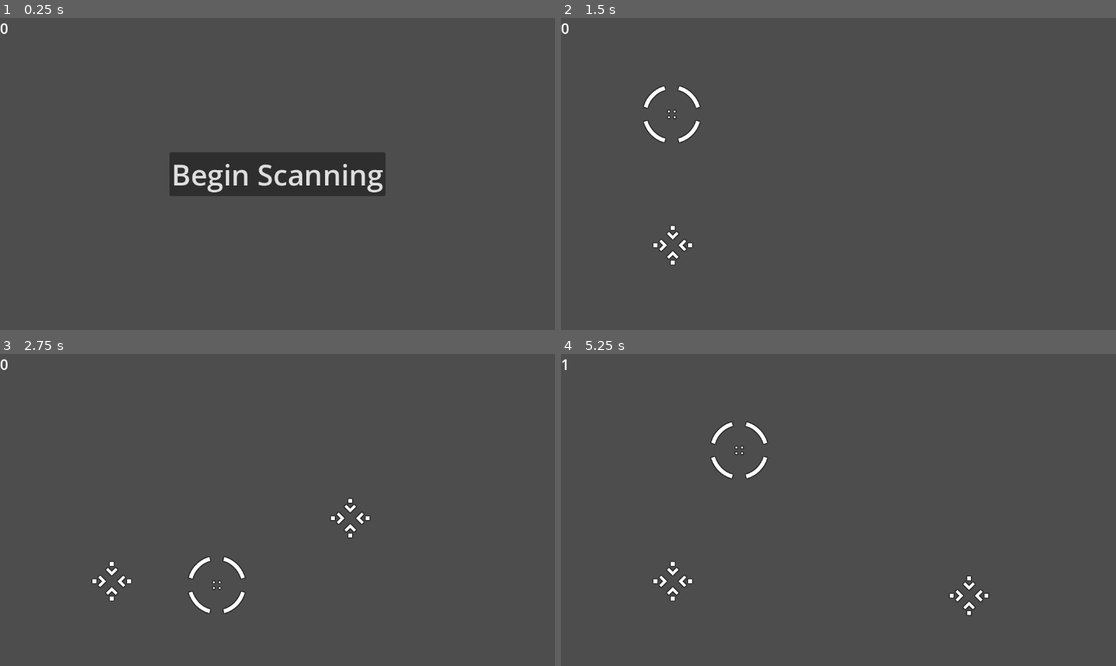
Above: before the commit, frames 1-4 (two rows, left to right).
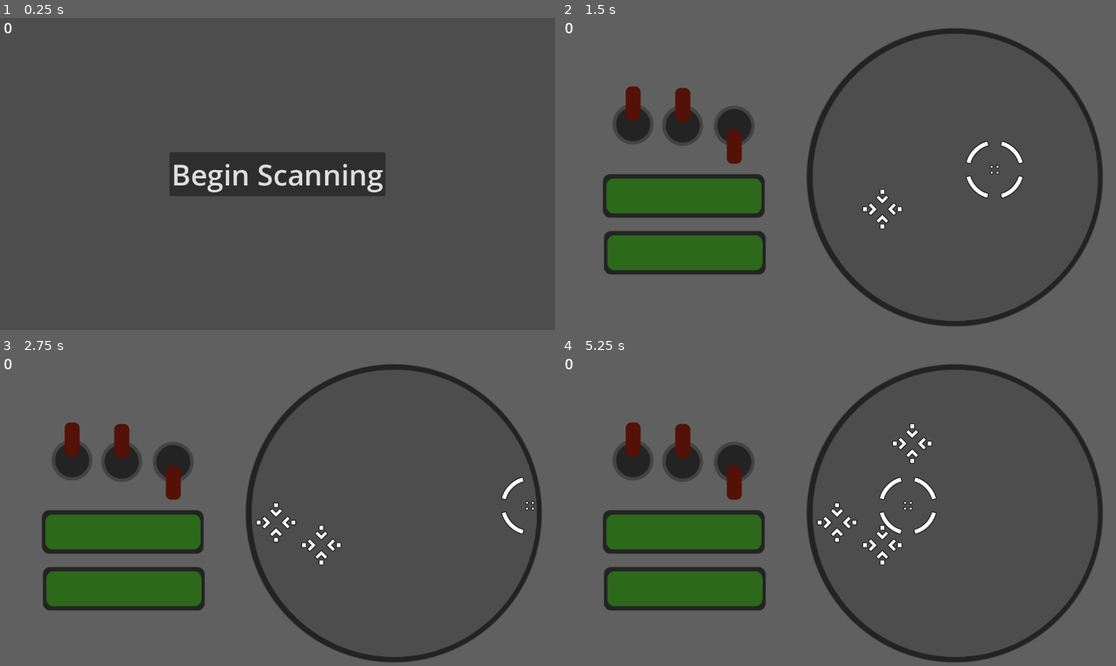
Above: after the commit, the same moments.

Repository: ubcs-io/simple_scanner
Game: Godot game, scene res://main.tscn
Two runs of this game, one before a commit and one after it. Both use one fixed random seed, a clock stepped at 60 frames per second and the inputs below.
Inputs:
- Up to frame 1 (0.25 s): no input
- Up to frame 2 (1.5 s): click "Begin Scanning" at 0.5 s; tap Enter at 1.25 s; hold D (move_right) from 1.28 s (still down); hold Space (space) from 1.28 s (still down)
- Up to frame 3 (2.75 s): release D (move_right) at 2.03 s; release Space (space) at 2.03 s; hold S (move_down) from 2.03 s (still down); tap Space (space) at 2.1 s
- Up to frame 4 (5.25 s): release S (move_down) at 2.78 s; hold D (move_right) 2.78-3.53 s; hold Space (space) 2.78-3.53 s; hold W (move_up) 3.53-4.28 s; tap Space (space) at 3.6, 5.1 s; hold Space (space) 4.28-5.03 s; hold A (move_left) from 4.28 s (still down)

The runs differ from the first frame. In frame 1, less than 0.1% of the frame differs, in the area x 0-3%, y 1-6%; in frame 2, 14%; in frame 3, 14%; in frame 4, 14%, in the area x 0-98%, y 1-99%.
Error in both runs: Invalid operands 'String' and 'Nil' in operator 'in'. (res://main.gd:108)

Commit message:
First iteration of UI layout

Diff:
--- a/cursor.gd
+++ b/cursor.gd
@@ -3,6 +3,7 @@
 @export var speed = 400
 var screen_size
 var on_contact
+var desired_position
 
 signal hit
 signal locked
@@ -13,6 +14,9 @@
 
 # Called every frame. 'delta' is the elapsed time since the previous frame.
 func _process(delta) -> void:
+
+	desired_position = position
+
 	var velocity = Vector2.ZERO # The player's movement vector.
 	if Input.is_action_pressed("move_right"):
 		velocity.x += 1
@@ -26,7 +30,17 @@
 	if velocity.length() > 0:
 		velocity = velocity.normalized() * speed
 
-	position += velocity * delta
+	# Update the desired position
+	desired_position += velocity * delta
+	var position_distance = position.distance_to(Vector2(820, 315))
+	var desired_position_distance = desired_position.distance_to(Vector2(820, 315))
+
+	# Only move the cursor if the vect dist is less than the console radius
+	# Or if it moves it closer to the center
+	if position_distance < 280 || desired_position_distance < position_distance:
+		position += velocity * delta
+
+	# Keep this as a fallback - cursor should stay in screen
 	position = position.clamp(Vector2.ZERO, screen_size)
 
 	if Input.is_action_pressed("space"):
--- a/hud.gd
+++ b/hud.gd
@@ -3,6 +3,7 @@
 signal start_game
 
 func _ready() -> void:
+	$ScannerOverlay.hide()
 	pass # Replace with function body.
 
 func _process(_delta) -> void:
@@ -13,8 +14,10 @@
 
 func _on_start_button_pressed():
 	$StartButton.hide()
+	$ScannerOverlay.show()
 	start_game.emit()
 
 func _on_main_gameover() -> void:
 	$StartButton.show()
+	$ScannerOverlay.hide()
 	$ScoreLabel.text = str(0)
--- a/hud.tscn
+++ b/hud.tscn
@@ -1,13 +1,51 @@
-[gd_scene load_steps=2 format=3 uid="uid://dq1ok16w3lado"]
+[gd_scene load_steps=5 format=3 uid="uid://dq1ok16w3lado"]
 
 [ext_resource type="Script" path="res://hud.gd" id="1_uydfi"]
+[ext_resource type="Texture2D" uid="uid://20f7xajwg52f" path="res://assets/ui_components/plate.png" id="2_du02q"]
+[ext_resource type="Texture2D" uid="uid://cur721q1l6nnb" path="res://assets/ui_components/button.png" id="3_oqdjm"]
+[ext_resource type="Texture2D" uid="uid://q27f3l0wlyg8" path="res://assets/ui_components/switch.png" id="4_d0ovp"]
 
 [node name="HUD" type="CanvasLayer"]
 script = ExtResource("1_uydfi")
 
+[node name="ScannerOverlay" type="Area2D" parent="."]
+
+[node name="ScannerPlate" type="Sprite2D" parent="ScannerOverlay"]
+position = Vector2(573.979, 328.75)
+scale = Vector2(1.07213, 1.08041)
+texture = ExtResource("2_du02q")
+
+[node name="Button" type="Sprite2D" parent="ScannerOverlay"]
+position = Vector2(280.82, 409.5)
+scale = Vector2(0.719039, 0.797771)
+texture = ExtResource("3_oqdjm")
+
+[node name="Button2" type="Sprite2D" parent="ScannerOverlay"]
+position = Vector2(282.82, 527.5)
+scale = Vector2(0.719039, 0.797771)
+texture = ExtResource("3_oqdjm")
+
+[node name="Switch" type="Sprite2D" parent="ScannerOverlay"]
+position = Vector2(270.82, 226.5)
+scale = Vector2(0.565287, 0.565287)
+texture = ExtResource("4_d0ovp")
+
+[node name="Switch3" type="Sprite2D" parent="ScannerOverlay"]
+position = Vector2(377.82, 221.5)
+scale = Vector2(0.565287, 0.565287)
+texture = ExtResource("4_d0ovp")
+flip_v = true
+
+[node name="Switch2" type="Sprite2D" parent="ScannerOverlay"]
+position = Vector2(167.82, 223.5)
+scale = Vector2(0.565287, 0.565287)
+texture = ExtResource("4_d0ovp")
+
 [node name="ScoreLabel" type="Label" parent="."]
-offset_right = 1155.0
-offset_bottom = 660.0
+offset_left = 8.0
+offset_top = -1.0
+offset_right = 1163.0
+offset_bottom = 659.0
 theme_override_font_sizes/font_size = 30
 text = "0"
 
--- a/main.gd
+++ b/main.gd
@@ -56,7 +56,7 @@
 		search_for_life = randi_range(1,signal_rate) / ship_speed
 		if search_for_life < 5:
 			var contact = contact.instantiate()
-			contact.position = Vector2(randi_range(200,1100), randi_range(100,550))
+			contact.position = Vector2(820 + randi_range(-275,275), 315 + randi_range(-275,275))
 			add_child(contact)
 			print(get_tree().get_nodes_in_group("contacts").size())
 			contact_server(contact.get_instance_id(), 1337, "detected", "A new contact has appeared", "update")
--- a/main.tscn
+++ b/main.tscn
@@ -18,7 +18,7 @@
 wait_time = 3.0
 
 [node name="StartPosition" type="Marker2D" parent="."]
-position = Vector2(150, 200)
+position = Vector2(820, 315)
 
 [node name="HUD" parent="." instance=ExtResource("4_33h0t")]
 
Binary file added: assets/ui_components/button.png
Not shown, added: assets/ui_components/button.png.import
Binary file added: assets/ui_components/plate.png
Not shown, added: assets/ui_components/plate.png.import
Binary file added: assets/ui_components/plate2.png
Not shown, added: assets/ui_components/plate2.png.import
Binary file added: assets/ui_components/switch.png
Not shown, added: assets/ui_components/switch.png.import
